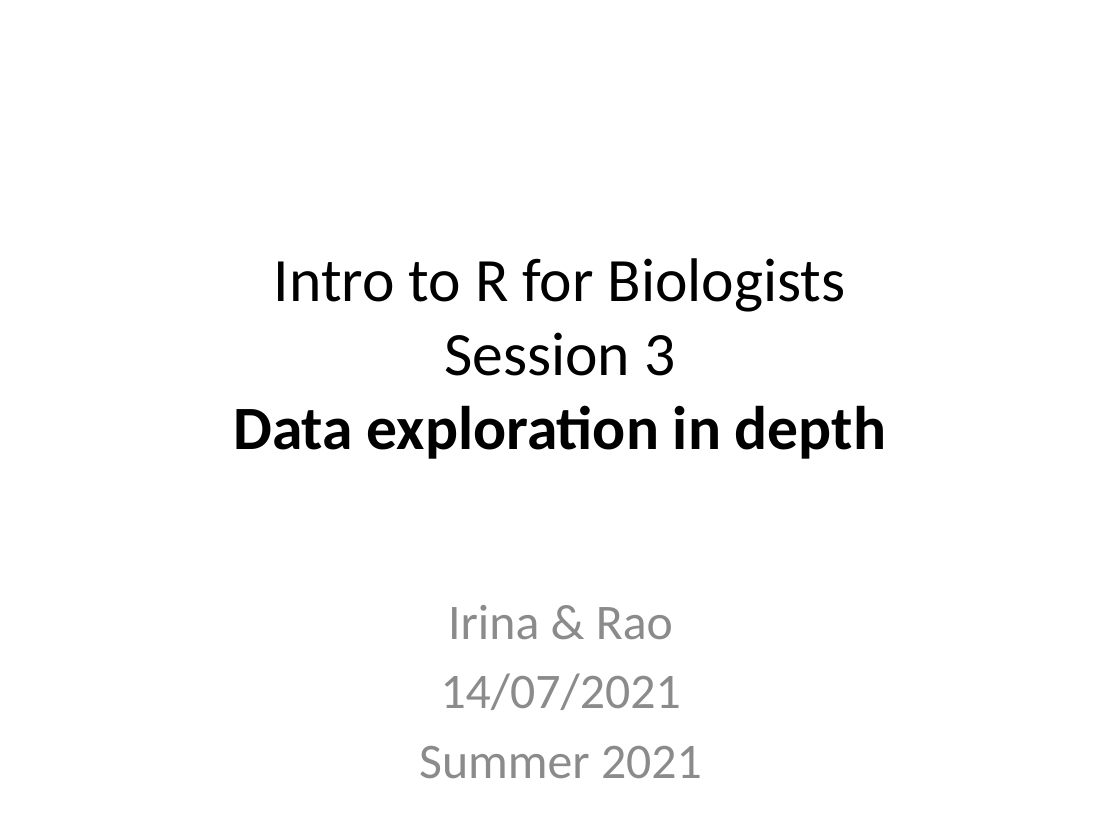
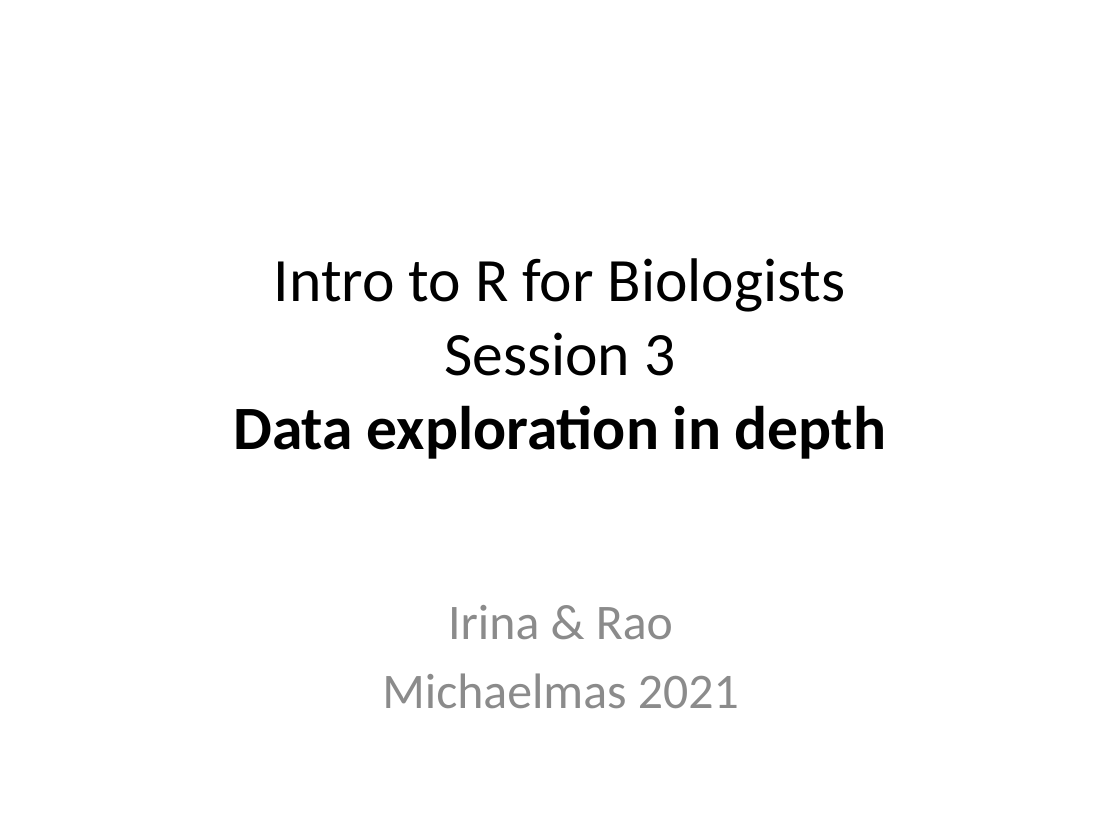
Before and after one commit to sraorao/MSD_R_course_MT2021, a slide deck: slide 1 of powerpoint files/Session3.pptx. Drawn at 1120x840 pixels with LibreOffice and Linux fonts; fonts in the diff are those of the drawing. Boxes give left, top, right and bottom in pixels: in the first picture for what was removed or moved away, otherwise in the second. Text is boxed around its words. In the diff, an @@ line names an element or a change of style, - is before the commit and + after.

```diff
--- a/powerpoint files/Session3.pptx
+++ b/powerpoint files/Session3.pptx
@@ subtitle at (382, 673, 739, 708): text changed @@
-14/07/2021
-Summer 2021
+Michaelmas 2021
```
Also in this commit, not shown: 15 other files.
